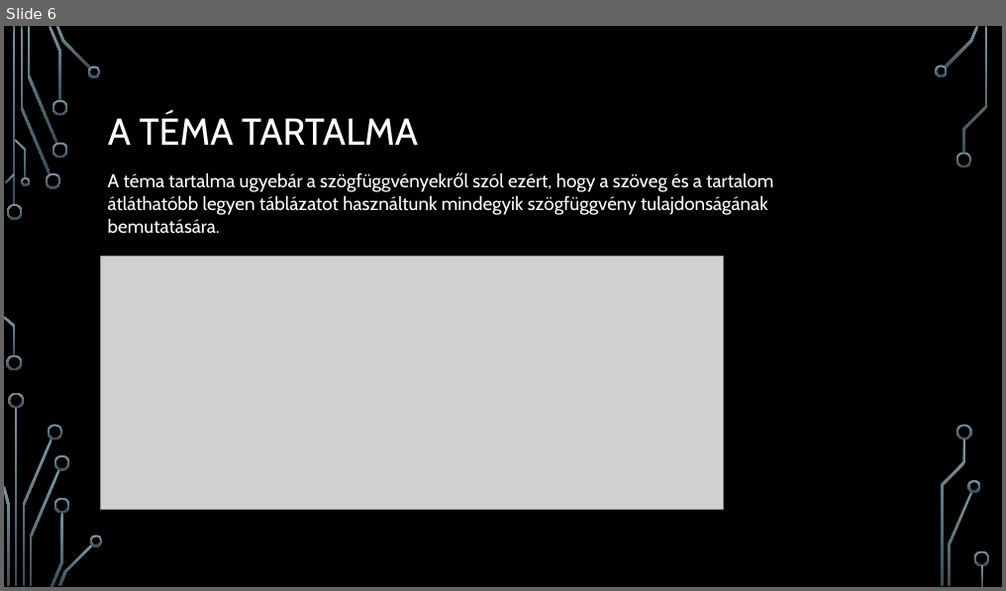
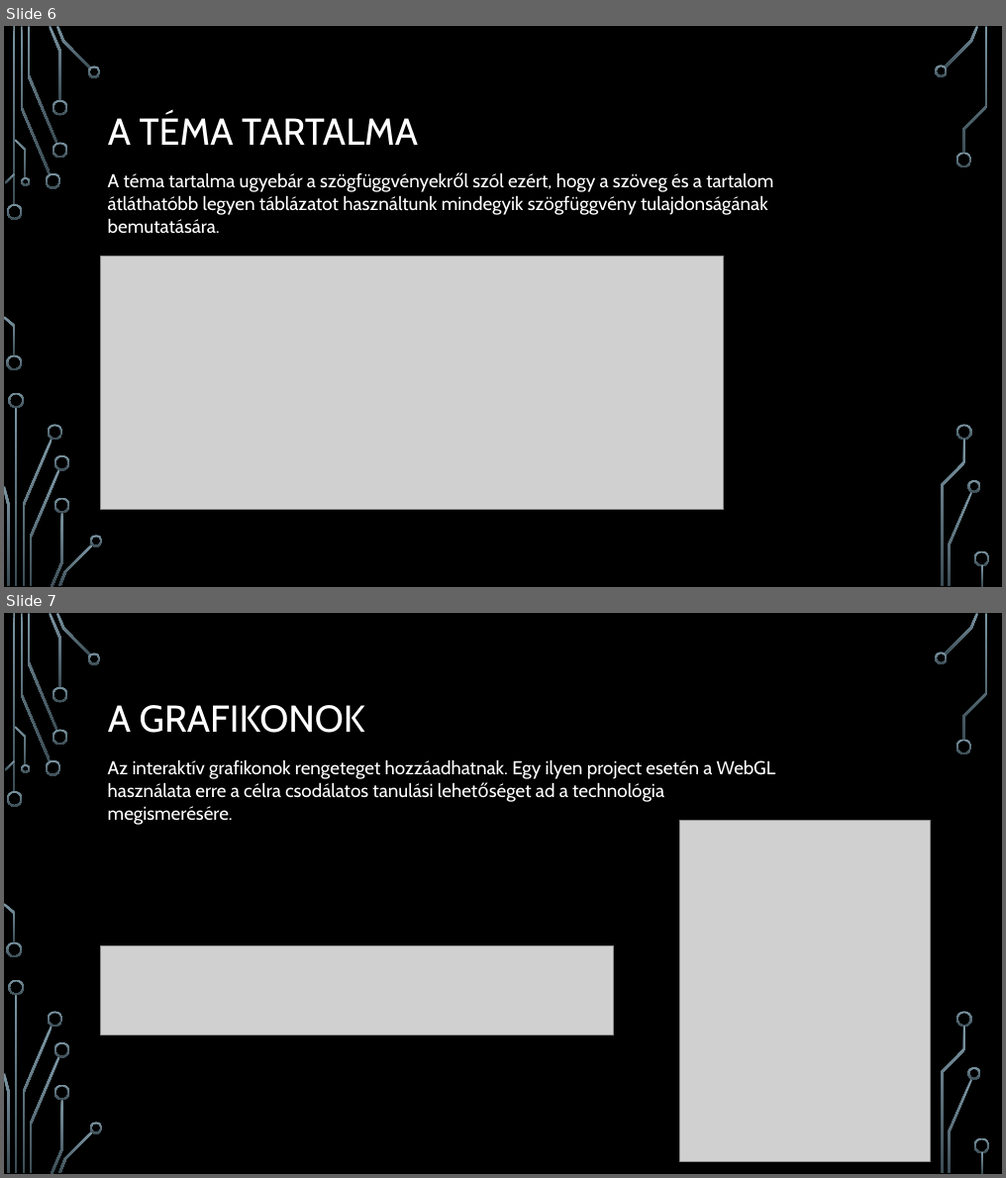
Before and after one commit to BlokOfWood/komplexprogramozasmegoldas, a slide deck: Komplex-programozás-project.pptx. Shown one above the other, each under a label of ours: slide 6 before the commit, slides 6 and 7 after it. The pictures are 1006x591 and 1006x1178 pixels, drawn with LibreOffice and Linux fonts; fonts in the diff are those of the drawing; grey boxes stand for pictures; background and template pictures are left out. Boxes give left, top, right and bottom in pixels: in the first picture for what was removed or moved away, otherwise in the second. Text is boxed around its words. In the diff, an @@ line names an element or a change of style, - is before the commit and + after.

```diff
--- a/Komplex-programozás-project.pptx
+++ b/Komplex-programozás-project.pptx
@@ slide 7 added at [4,613,1002,1174], background picture (left out); not listed: 36 template elements that a slide beside it also shows @@
@@ title added at [108,705,365,733], 36 pt, text #FFFFFF @@
+A GRAFIKONOK
@@ text added at [108,760,776,802], 18 pt, text #FFFFFF @@
+Az interaktív grafikonok rengeteget hozzáadhatnak. Egy ilyen project esetén a WebGL használata erre a célra csodálatos tanulási lehetőséget ad a technológia megismerésére.
@@ picture added at [680,820,930,1162] @@
@@ picture added at [101,947,614,1035] @@
```
Also in this commit, not shown: 2 slides changed.
